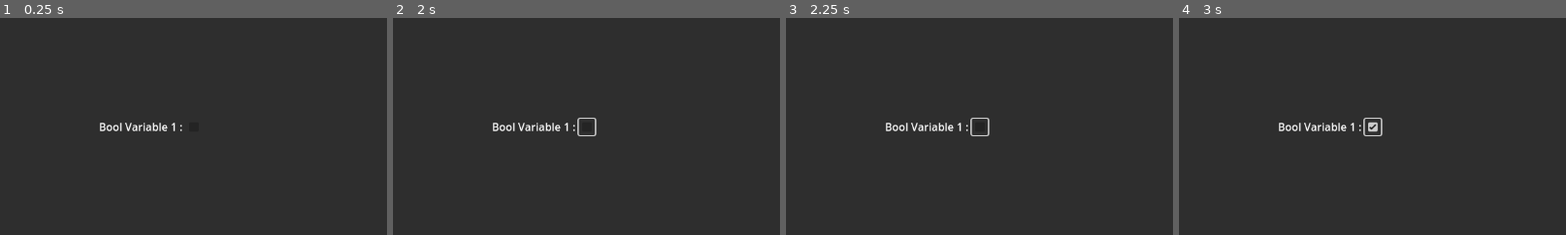
Above: before the commit, frames 1-4 (left to right).
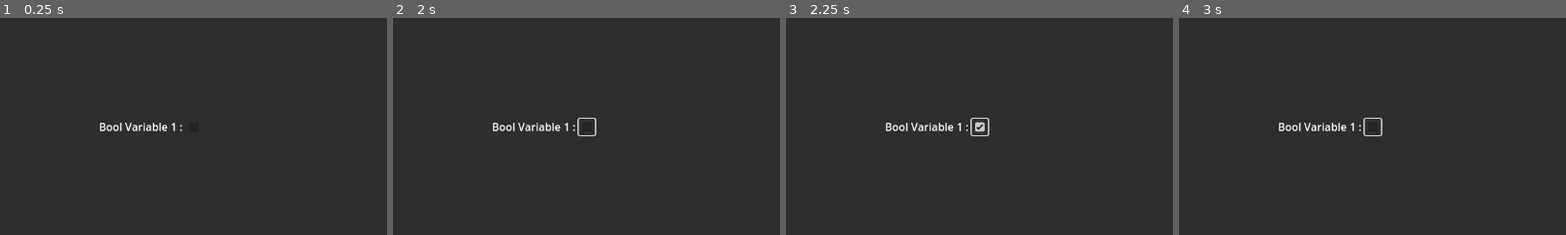
Above: after the commit, the same moments.

Repository: joranmarcy/Godot-MEDS-Sample
Game: Godot game, scene res://main.tscn
Same seed, same stepped clock (60 frames per second), same inputs: the game is played once before the commit and once after it.
Inputs (mouse positions are % of the whole screen's width and height, from its top left):
- Up to frame 1 (0.25 s): no input
- Up to frame 2 (2 s): click (56, 50) at 0.5 s; click (56, 50) at 1.25 s
- Up to frame 3 (2.25 s): click (56, 50) at 2 s
- Up to frame 4 (3 s): tap Enter at 2.75 s
The pictures show only the part of the screen within x 31-80%, y 25-75%; the shares and areas given below are measured in that part.

Frames 1-2 are identical in both runs. In frame 3, 0.1% of the frame differs, in the area x 48-52%, y 47-53%; in frame 4, 0.1%.

Commit message:
bool variable

Diff:
--- a/Resources/item1.tres
+++ /dev/null
@@ -1,11 +0,0 @@
-[gd_resource type="Resource" script_class="ItemData" load_steps=3 format=3 uid="uid://dt74rwyhfmi7p"]
-
-[ext_resource type="Script" uid="uid://cpjm3g5dednfb" path="res://Scripts/Resources/item-data.gd" id="1_36v87"]
-[ext_resource type="Texture2D" uid="uid://dq58d5mp6w6l7" path="res://icon.svg" id="1_an4g6"]
-
-[resource]
-script = ExtResource("1_36v87")
-item_name = "Gun"
-icon = ExtResource("1_an4g6")
-power_level = 15
-metadata/_custom_type_script = "uid://cpjm3g5dednfb"
--- a/Scripts/Resources/item-data.gd
+++ /dev/null
@@ -1,10 +0,0 @@
-# item_data.gd
-extends Resource
-class_name ItemData
-
-@export var item_name: String = "New Item"
-@export var icon: Texture2D
-@export var power_level: int = 10
-
-func use_item():
-	print("Used " + item_name)
--- a/Scripts/use_bool_variable.gd
+++ b/Scripts/use_bool_variable.gd
@@ -8,8 +8,8 @@
 	print("The bool variable value: " + str(bool_variable.value))
 	bool_variable.value = false
 	# Change the value after a delay
-	await get_tree().create_timer(2.0).timeout
-	bool_variable.value = true
+	#await get_tree().create_timer(2.0).timeout
+	#bool_variable.value = true
 
 
 func _on_bool_value_changed(new_value: bool):
Not shown, removed: Scripts/Resources/item-data.gd.uid
Not shown, changed: .gitignore
